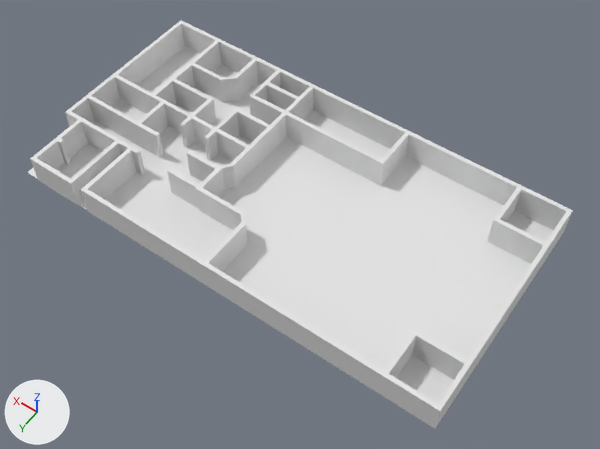
An edit to the Blender file Restaurante Universitário/Arquivo blend/restaurante.blend, drawn before and after from the same camera.
The view is the same before and after, from a camera (50 mm lens) standing at (-355.0, 472.0, 714.0) and looking at (-28.0, 15.0, -5.0). Every picture has the same lights, and +X, +Y and +Z are marked at lower left.

Names of what the first picture shows: 'Chao', 'Paredes'.
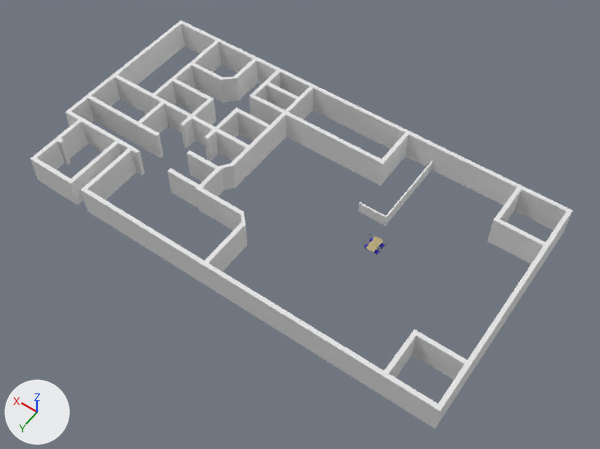
Boxes [x1, y1, x2, y2] around the edits, measured in the pictures (600 x 449 px):
'Chao', hidden
    before: [27, 46, 553, 403]
'Mesa', added
    after: [358, 161, 433, 226]
'Cube', added
    after: [364, 233, 387, 255]
    faces in mat_material_004 (beige #b8a879): [366, 236, 383, 252]

Diff of the bpy script that builds the scene:
```diff
--- a/Restaurante Universitário/Arquivo blend/restaurante.blend.py
+++ b/Restaurante Universitário/Arquivo blend/restaurante.blend.py
@@ mat_material_005 @@
+mat_material_005 = principled_material('Material.005')
+mat_material_005.base_color = (0.0, 0.0, 0.0)  # black #000000
+mat_material_005.roughness = 0.7
+mat_material_005.specular_ior_level = 0.2
@@ mat_material_004 @@
+mat_material_004 = principled_material('Material.004')
+mat_material_004.base_color = (0.477, 0.392, 0.192)  # beige #b8a879
@@ mat_material_003 @@
+mat_material_003 = principled_material('Material.003')
+mat_material_003.base_color = (0.26, 0.26, 0.26)  # grey #8b8b8b
@@ mat_material_002 @@
+mat_material_002 = principled_material('Material.002')
+mat_material_002.base_color = (0.047, 0.0326, 0.467)  # blue #3d33b6
+mat_material_002.roughness = 0.7
+mat_material_002.specular_ior_level = 0.2
@@ me_cube @@
+me_cube.from_pydata([(-1.0, -1.0, -1.0), (-1.0, -1.0, 13.0), (-1.0, 98.0, -1.0), (-1.0, 98.0, 13.0), (1.0, -1.0, -1.0), (1.0, -1.0, 13.0), (1.0, 98.0, -1.0), (1.0, 98.0, 13.0), (-1.0, 100.0, 13.0), (-1.0, 100.0, -1.0), (1.0, 100.0, -1.0), (1.0, 100.0, 13.0), (34.0, 98.0, 13.0), (34.0, 98.0, -1.0), (34.0, 100.0, 13.0), (34.0, 100.0, -1.0)], [], [(0, 1, 3, 2), (3, 7, 11, 8), (6, 7, 5, 4), (4, 5, 1, 0), (2, 6, 4, 0), (7, 3, 1, 5), (9, 8, 11, 10), (2, 3, 8, 9), (6, 10, 15, 13), (6, 2, 9, 10), (12, 13, 15, 14), (7, 6, 13, 12), (10, 11, 14, 15), (11, 7, 12, 14)])
@@ me_cube_001 @@
+me_cube_001.from_pydata(...)  # 11288 vertices, 10608 faces; spans x -2.01..2.01, y -0.99..0.99, z -2.37..4.94
+# faces by material slot: [98, 648, 9602, 260]
+me_cube_001.materials.append(mat_material_004)  # beige #b8a879
+me_cube_001.materials.append(mat_material_002)  # blue #3d33b6
+me_cube_001.materials.append(mat_material_003)  # grey #8b8b8b
+me_cube_001.materials.append(mat_material_005)  # black #000000
@@ ob_chao @@
 ob_chao.scale = (267.0, 139.0, 139.0)
+ob_chao.hide_set(True)
@@ ob_mesa @@
+ob_mesa = bpy.data.objects.new('Mesa', me_cube)
+ob_mesa.location = (-106.0, -135.0, 0.8)
@@ ob_cube @@
+ob_cube = bpy.data.objects.new('Cube', me_cube_001)
+ob_cube.location = (-114.0, -1.0, 8.9)
+ob_cube.rotation_euler = (0.0, 0.0, 3.142)  # degrees (0, 0, 180)
+ob_cube.scale = (-5.36, -9.91, -1.67)
```
